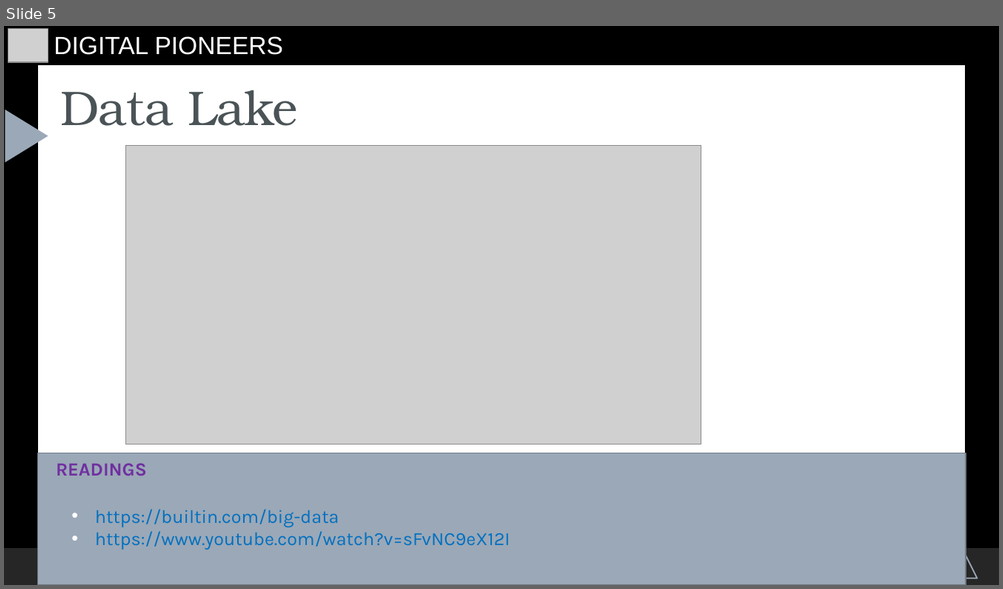
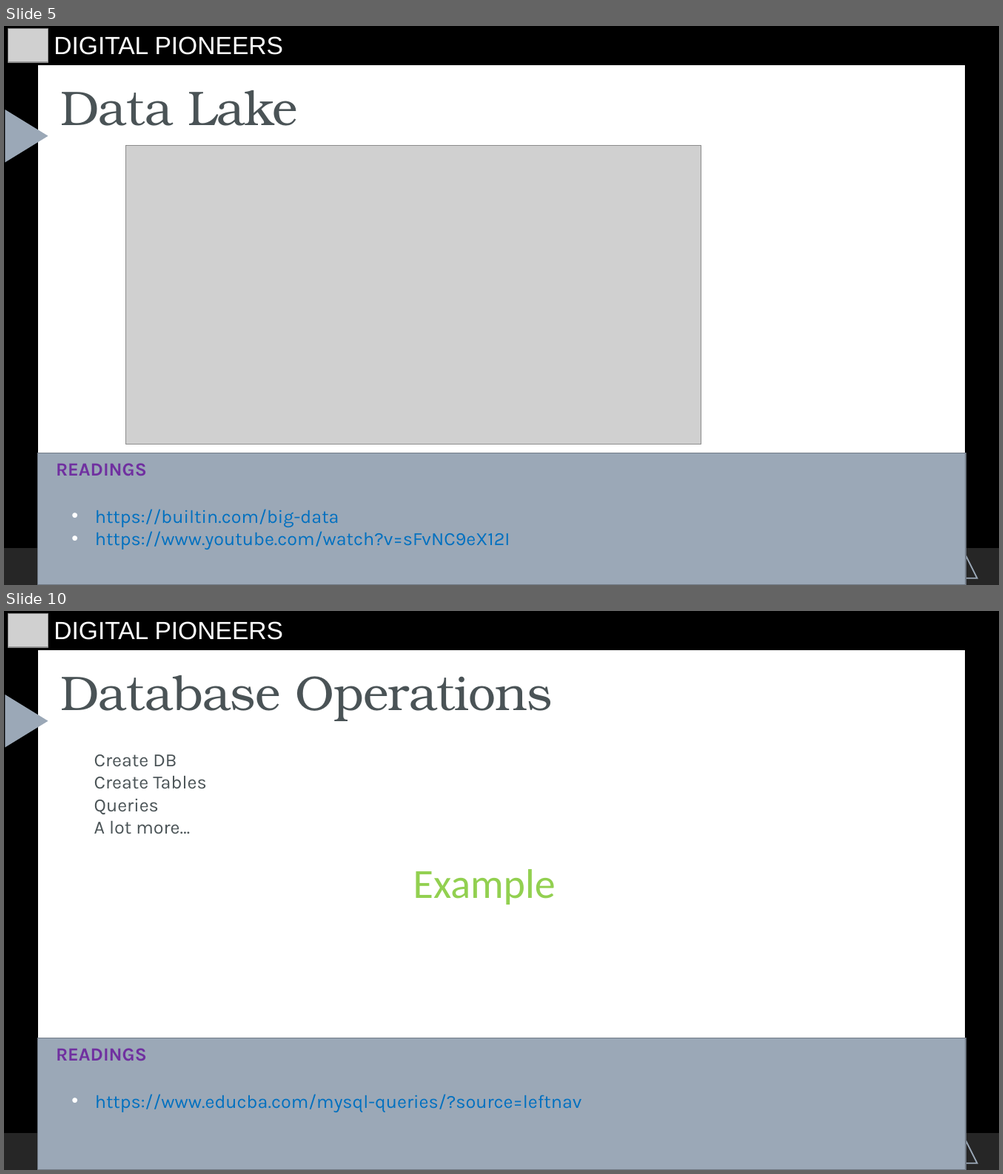
Before and after one commit to starswish2100/pythoninfinance, a slide deck: Intro/SLIDES/Data Modelling.odp. Shown one above the other, each under a label of ours: slide 5 before the commit, slides 5 and 10 after it; the slides between them are not shown. The pictures are 1003x589 and 1003x1174 pixels, drawn with LibreOffice and Linux fonts; fonts in the diff are those of the drawing; grey boxes stand for pictures. Boxes give left, top, right and bottom in pixels: in the first picture for what was removed or moved away, otherwise in the second. Text is boxed around its words. In the diff, an @@ line names an element or a change of style, - is before the commit and + after.

Commit message:
more slides

```diff
--- a/Intro/SLIDES/Data Modelling.odp
+++ b/Intro/SLIDES/Data Modelling.odp
@@ slide 10 added at bbox=[4, 611, 999, 1170], background #000000; not listed: 5 template elements that a slide beside it also shows @@
@@ picture added at bbox=[8, 614, 48, 647] @@
@@ text added at bbox=[54, 621, 284, 640], 24 pt, text #FFFFFF @@
+DIGITAL PIONEERS
@@ title added at bbox=[60, 675, 552, 721], 47 pt, text #4A5356 @@
+Database Operations
@@ text added at bbox=[94, 755, 206, 834], 18 pt, text #4A5356 @@
+• Create DB
+• Create Tables
+• Queries
+• A lot more…
@@ text added at bbox=[413, 869, 555, 905], 40 pt, text #92D050 @@
+Example
@@ freeform shape added at bbox=[37, 1039, 965, 1170], fill #9BA8B7, outline #717A86 1.25 pt @@
@@ text added at bbox=[56, 1048, 147, 1061], 18 pt, text #7030A0, bold @@
+READINGS
@@ text added at bbox=[95, 1094, 582, 1113], 18 pt, text #0070C0 @@
+• https://www.educba.com/mysql-queries/?source=leftnav
```
Also in this commit, not shown: 7 other slides added, 1 other file.
